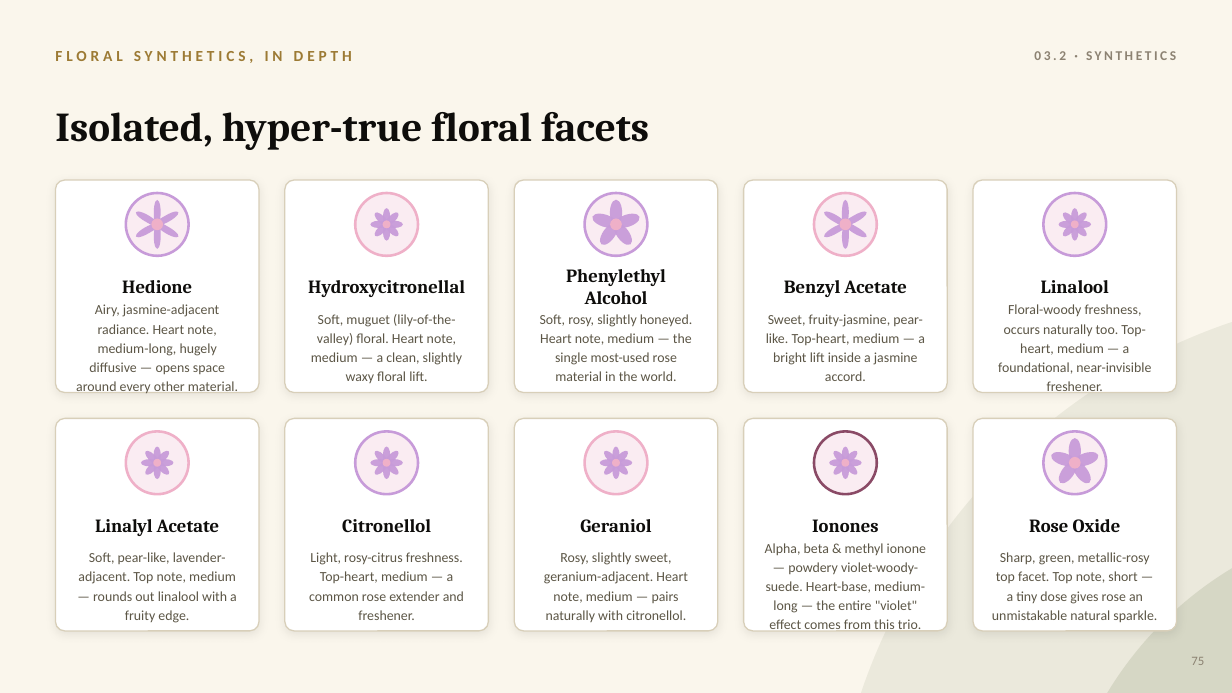
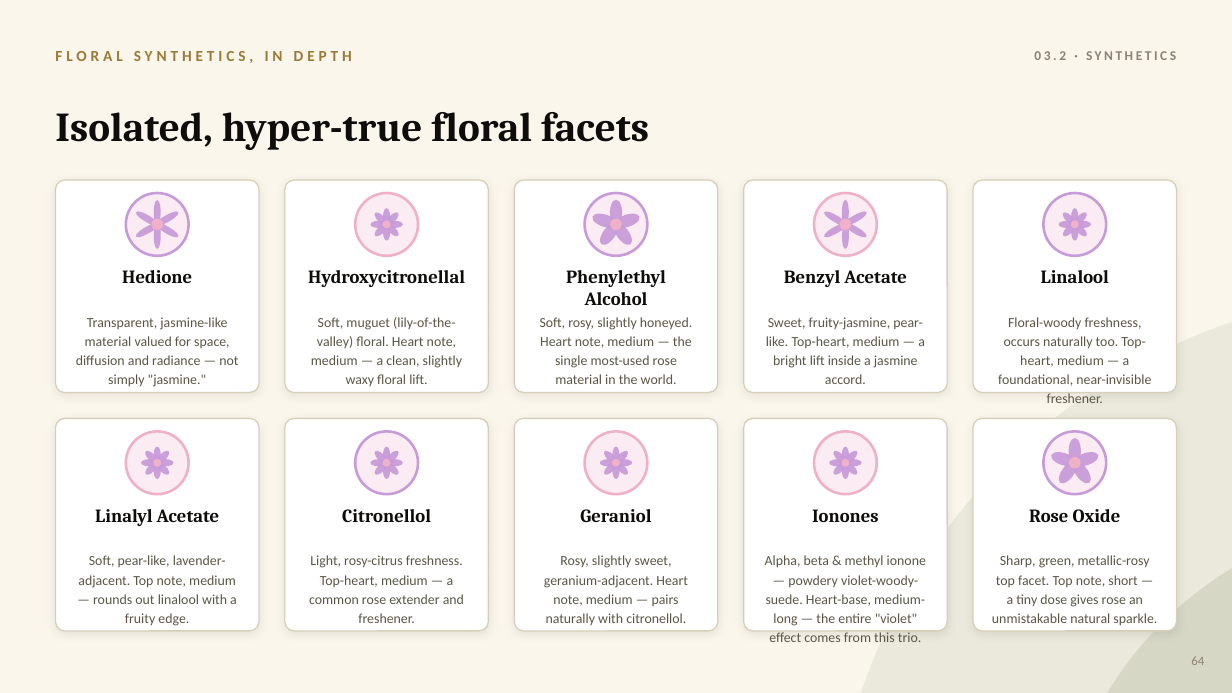
Before and after one commit to yevfumes/yev, a slide deck: slide 69 of course/YEVFUMES_Perfumery_Course.pptx (slide 80 before the commit). Drawn at 1232x693 pixels with LibreOffice and Linux fonts; fonts in the diff are those of the drawing. Boxes give left, top, right and bottom in pixels: in the first picture for what was removed or moved away, otherwise in the second. Text is boxed around its words. In the diff, an @@ line names an element or a change of style, - is before the commit and + after.

```diff
--- a/course/YEVFUMES_Perfumery_Course.pptx
+++ b/course/YEVFUMES_Perfumery_Course.pptx
@@ vertical alignment middle to top in 19 elements at <box>122,270,192,283</box>, <box>308,270,465,287</box>, <box>311,317,462,386</box>, <box>540,317,692,384</box>, <box>784,270,906,287</box>, <box>766,317,925,384</box>, <box>1041,270,1109,283</box>, <box>998,317,1151,386</box>, <box>95,509,219,526</box>, <box>78,555,237,626</box>, <box>342,509,431,522</box>, <box>309,555,464,623</box>, <box>580,509,651,522</box>, <box>544,555,688,625</box>, <box>812,509,879,522</box>, <box>765,555,926,642</box>, <box>1029,509,1121,523</box>, <box>992,555,1157,625</box>, <box>76,317,238,387</box> @@
@@ text at <box>76,317,238,387</box>: text changed @@
-Airy, jasmine-adjacent radiance. Heart note, medium-long, hugely diffusive — opens space around every other material.
+Transparent, jasmine-like material valued for space, diffusion and radiance — not simply "jasmine."
@@ ellipse at <box>814,432,877,494</box>: outline #8A4A66 2.02 pt to #EFB0C8 2.02 pt @@
@@ text at <box>1191,656,1204,665</box>: text changed @@
-75
+64
```
Also in this commit, not shown: 150 other slides changed, 12 slides added, 64 slides removed.
